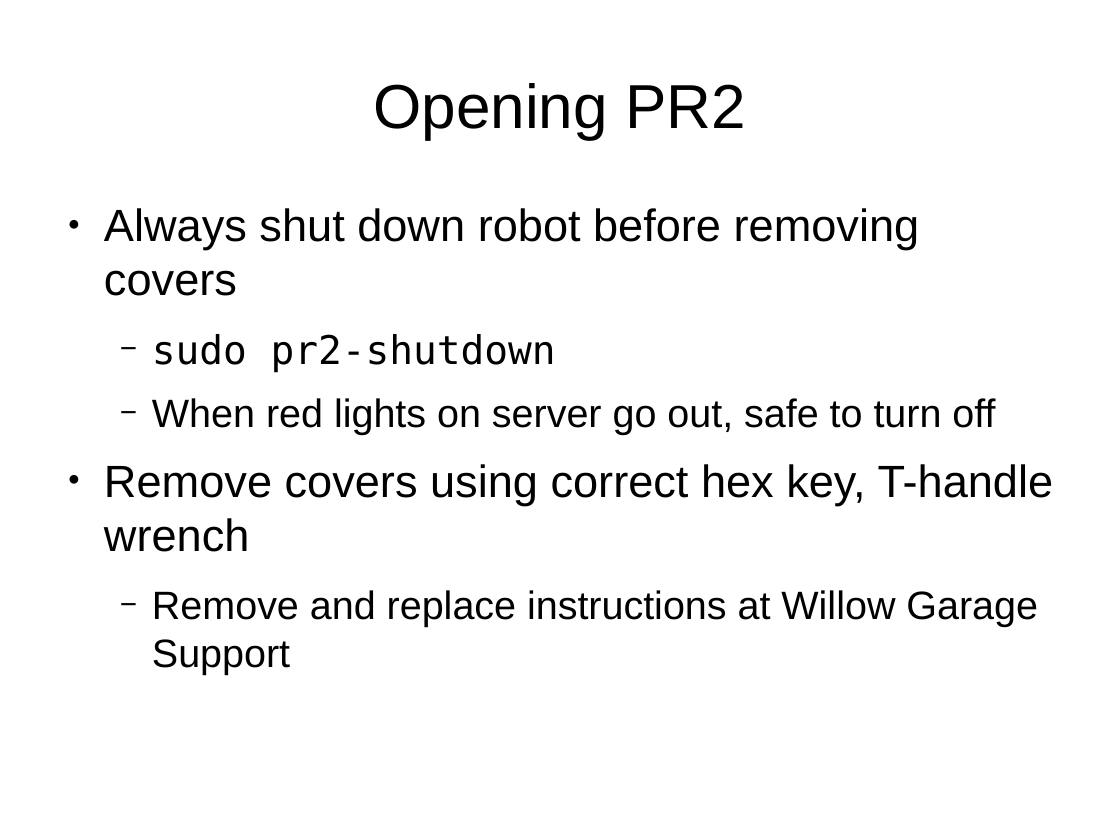
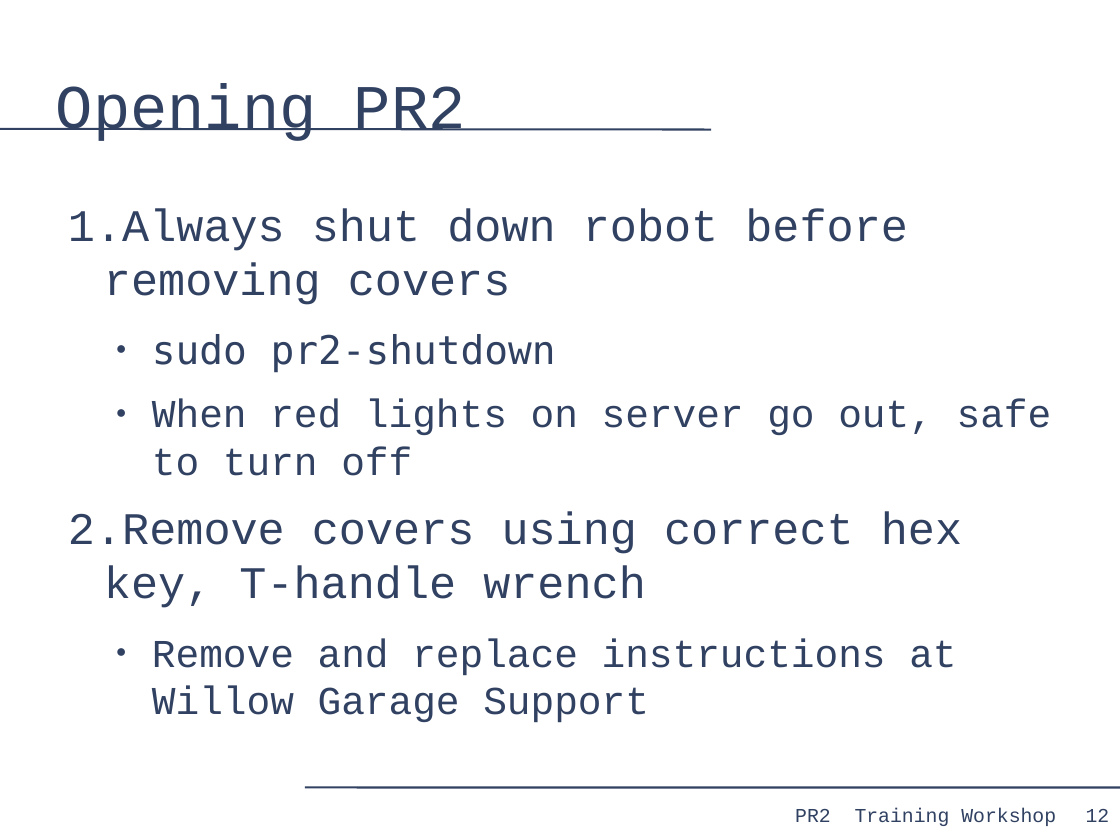
Before and after one commit to PR2/pr2_docs, a slide deck: slide 12 of pr2_training_workshop/modifying_pr2/adding_sensor.odp. Drawn at 1120x840 pixels with LibreOffice and Linux fonts; fonts in the diff are those of the drawing. Boxes give left, top, right and bottom in pixels: in the first picture for what was removed or moved away, otherwise in the second. Text is boxed around its words. In the diff, an @@ line names an element or a change of style, - is before the commit and + after.

```diff
--- a/pr2_training_workshop/modifying_pr2/adding_sensor.odp
+++ b/pr2_training_workshop/modifying_pr2/adding_sensor.odp
@@ title "Opening PR2" at [56,84,466,141]: font Arial to Courier New, text colour #000000 to #314162; alignment centre to left @@
@@ line added from (0, 129) to (711, 129), #314162 1.45 pt @@
@@ text "Always shut down robot before ..." at [68,209,1052,723]: font Arial to Courier New, text colour #000000 to #314162; bullet ● to 1.; bullet colour #000000 to #314162; bullet − to ● @@
@@ line added from (305, 788) to (1120, 788), #314162 1.45 pt @@
@@ text added at [795,808,1056,826], 14 pt, text #314162 @@
+PR2 Training Workshop
@@ page number added at [1086,809,1110,822], 14 pt, text #314162 @@
+12
```
Also in this commit, not shown: 17 other slides changed.
